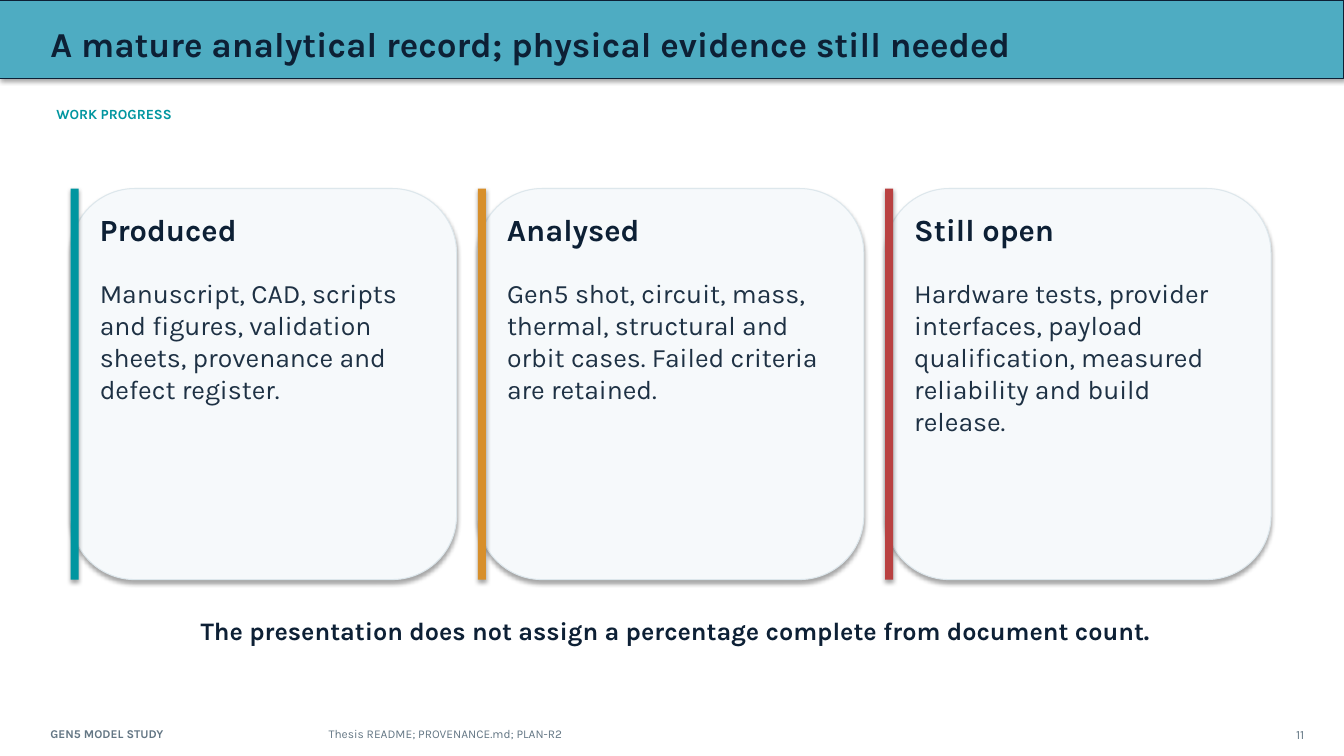
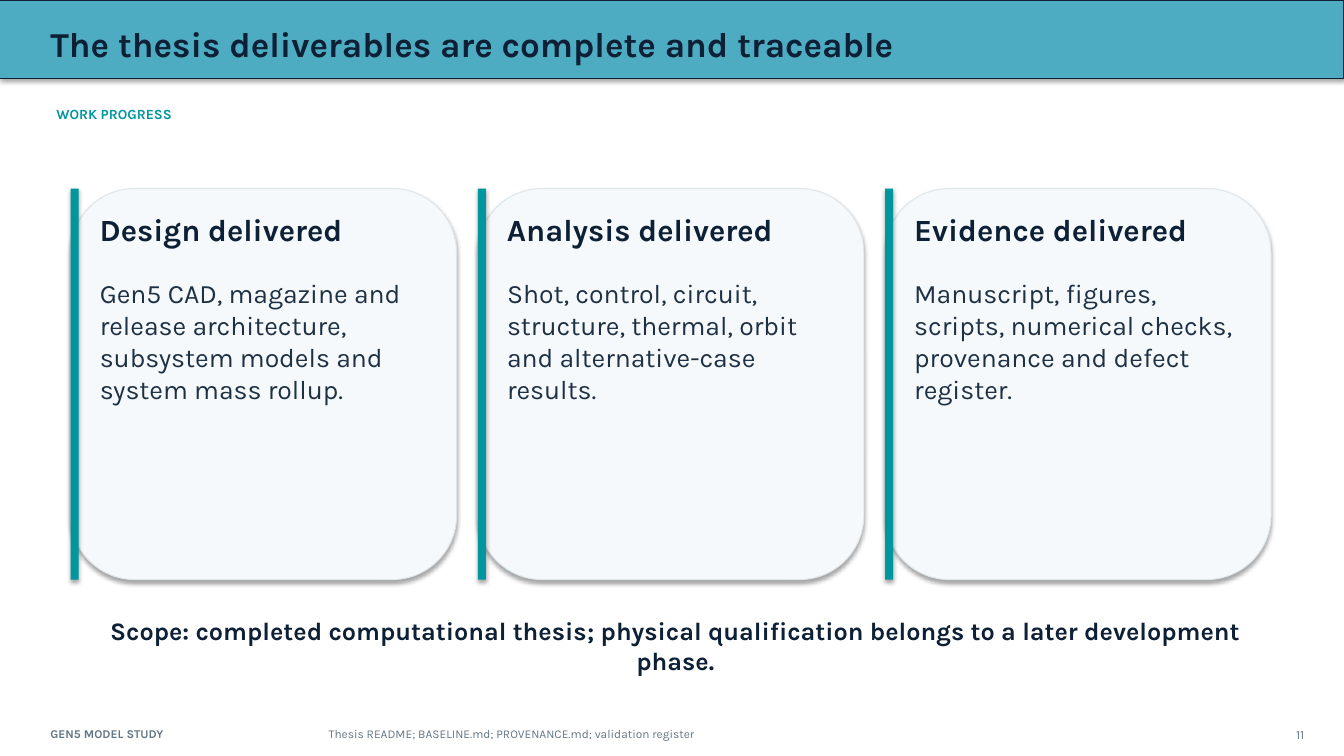
Before and after one commit to aaaaaaaaaaaavm/VOLLEY-thesis, a slide deck: slide 11 of university/final_review_2026_10_10/VOLLEY_Final_Review_2026-10-10.pptx. Drawn at 1344x756 pixels with LibreOffice and Linux fonts; fonts in the diff are those of the drawing. Boxes give left, top, right and bottom in pixels: in the first picture for what was removed or moved away, otherwise in the second. Text is boxed around its words. In the diff, an @@ line names an element or a change of style, - is before the commit and + after.

Commit message:
Frame final review around completed Gen5 thesis findings

```diff
--- a/university/final_review_2026_10_10/VOLLEY_Final_Review_2026-10-10.pptx
+++ b/university/final_review_2026_10_10/VOLLEY_Final_Review_2026-10-10.pptx
@@ text at box(50, 32, 893, 66): text changed @@
-A mature analytical record; physical evidence still needed
+The thesis deliverables are complete and traceable
@@ rectangle at box(478, 189, 486, 580): fill #D78F2B to #0096A0 @@
@@ rectangle at box(885, 189, 893, 580): fill #B94141 to #0096A0 @@
@@ text at box(100, 219, 342, 249): text changed @@
-Produced
+Design delivered
@@ text at box(507, 219, 772, 249): text changed @@
-Analysed
+Analysis delivered
@@ text at box(914, 219, 1187, 242): text changed @@
-Still open
+Evidence delivered
@@ text at box(100, 284, 400, 406): text changed @@
-Manuscript, CAD, scripts and figures, validation sheets, provenance and defect register.
+Gen5 CAD, magazine and release architecture, subsystem models and system mass rollup.
@@ text at box(507, 284, 797, 400): text changed @@
-Gen5 shot, circuit, mass, thermal, structural and orbit cases. Failed criteria are retained.
+Shot, control, circuit, structure, thermal, orbit and alternative-case results.
@@ text at box(914, 284, 1232, 406): text changed @@
-Hardware tests, provider interfaces, payload qualification, measured reliability and build release.
+Manuscript, figures, scripts, numerical checks, provenance and defect register.
@@ text at box(110, 622, 1239, 646): text changed @@
-The presentation does not assign a percentage complete from document count.
+Scope: completed computational thesis; physical qualification belongs to a later development phase.
@@ text at box(329, 730, 694, 741): text changed @@
-Thesis README; PROVENANCE.md; PLAN-R2
+Thesis README; BASELINE.md; PROVENANCE.md; validation register
```
Also in this commit, not shown: 8 other slides changed, 1 slide added, 1 slide removed, 11 other files.
